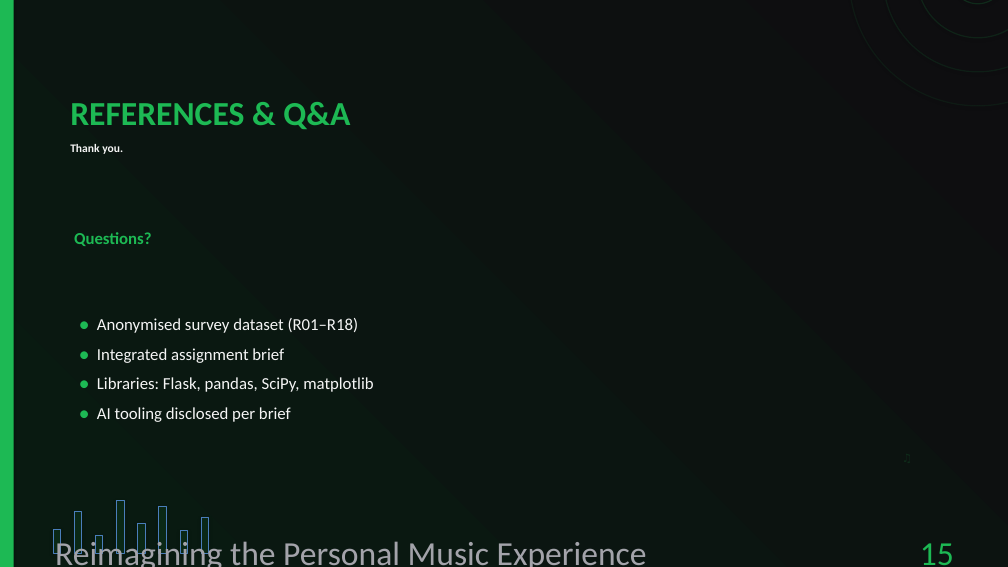
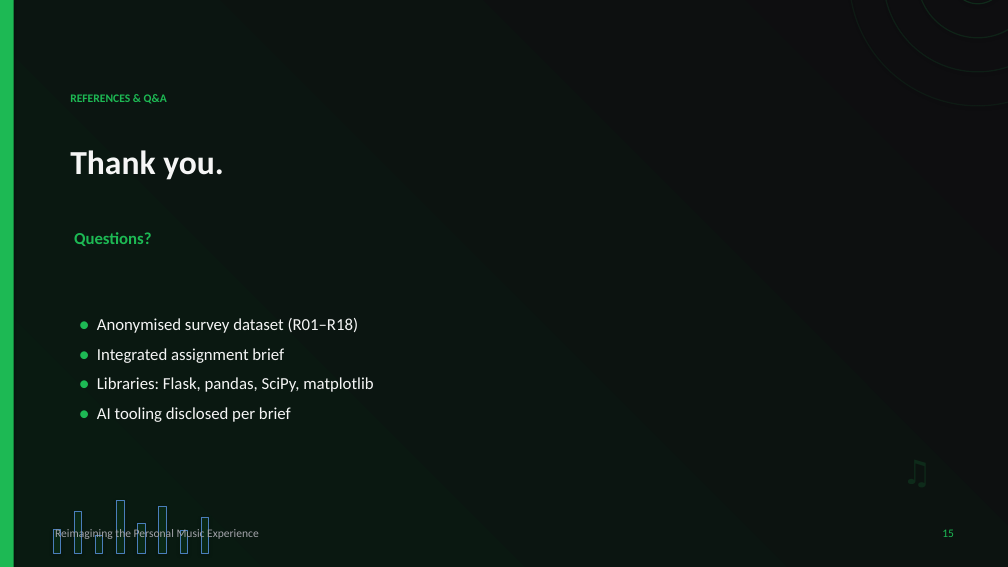
Before and after one commit to preet-kamdar/design-thinking-sem3, a slide deck: slide 15 of docs/Presentation.pptx. Drawn at 1008x567 pixels with LibreOffice and Linux fonts; fonts in the diff are those of the drawing. Boxes give left, top, right and bottom in pixels: in the first picture for what was removed or moved away, otherwise in the second. Text is boxed around its words. In the diff, an @@ line names an element or a change of style, - is before the commit and + after.

```diff
--- a/docs/Presentation.pptx
+++ b/docs/Presentation.pptx
@@ text "Thank you." at <box>70,150,224,180</box>: size 11 to 32 pt @@
@@ text "♫" at <box>900,450,953,495</box>: size 11 to 32 pt @@
@@ size 32 to 11 pt in 3 elements at <box>70,94,167,104</box>, <box>55,528,259,541</box>, <box>942,529,954,537</box> @@
```
Also in this commit, not shown: 14 other slides changed, 3 other files.
